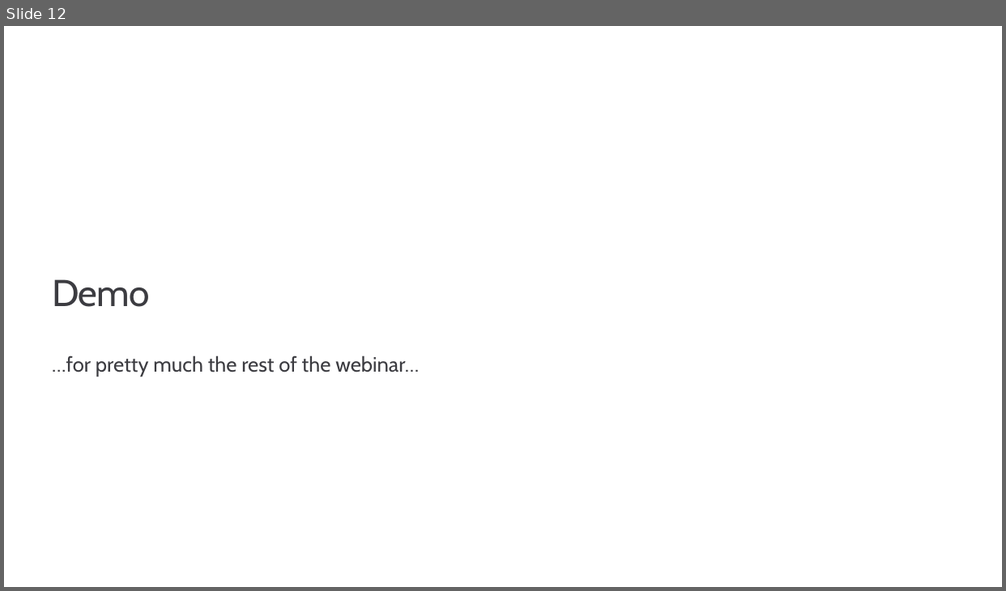
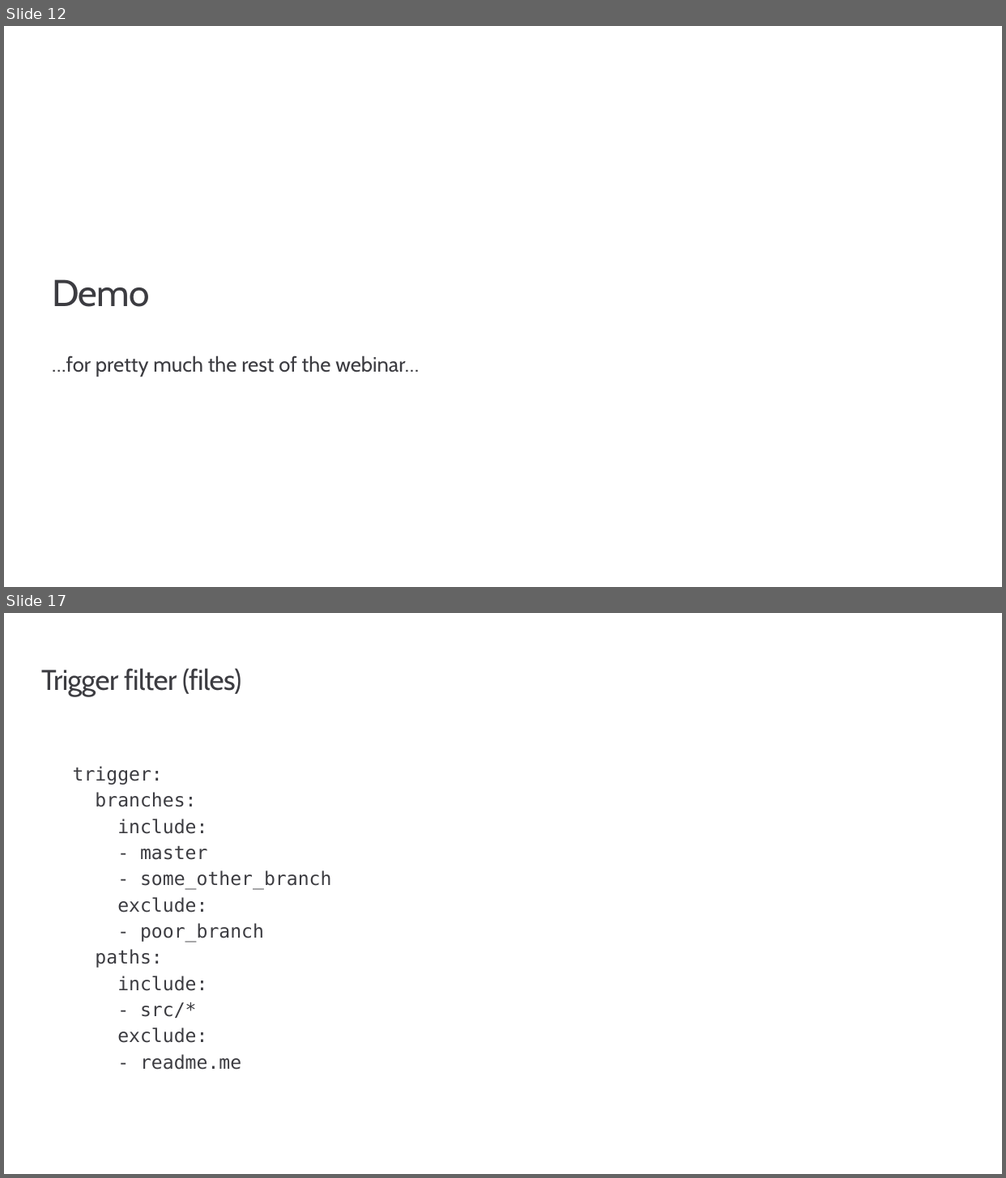
Before and after one commit to msusdev/Azure-pipelines-with-GitHub, a slide deck: Presentations/Continuous integration with GitHub and Azure/Continuous integration with GitHub and Azure.pptx. Shown one above the other, each under a label of ours: slide 12 before the commit, slides 12 and 17 after it; the slides between them are not shown. The pictures are 1006x591 and 1006x1178 pixels, drawn with LibreOffice and Linux fonts; fonts in the diff are those of the drawing; background and template pictures are left out. Boxes give left, top, right and bottom in pixels: in the first picture for what was removed or moved away, otherwise in the second. Text is boxed around its words. In the diff, an @@ line names an element or a change of style, - is before the commit and + after.

```diff
--- a/Presentations/Continuous integration with GitHub and Azure/Continuous integration with GitHub and Azure.pptx
+++ b/Presentations/Continuous integration with GitHub and Azure/Continuous integration with GitHub and Azure.pptx
@@ slide 17 added at (x1=4, y1=613, x2=1002, y2=1174), background #FFFFFF @@
@@ title added at (x1=41, y1=668, x2=241, y2=697), 27.4 pt, text #3C3C41 @@
+Trigger filter (files)
@@ text added at (x1=73, y1=766, x2=331, y2=1070), 18 pt, text #3C3C41 @@
+trigger:
+branches:
+include:
+- master
+- some_other_branch
+exclude:
+- poor_branch
+paths:
+include:
+- src/*
+exclude:
+- readme.me
```
Also in this commit, not shown: 18 other slides added.
